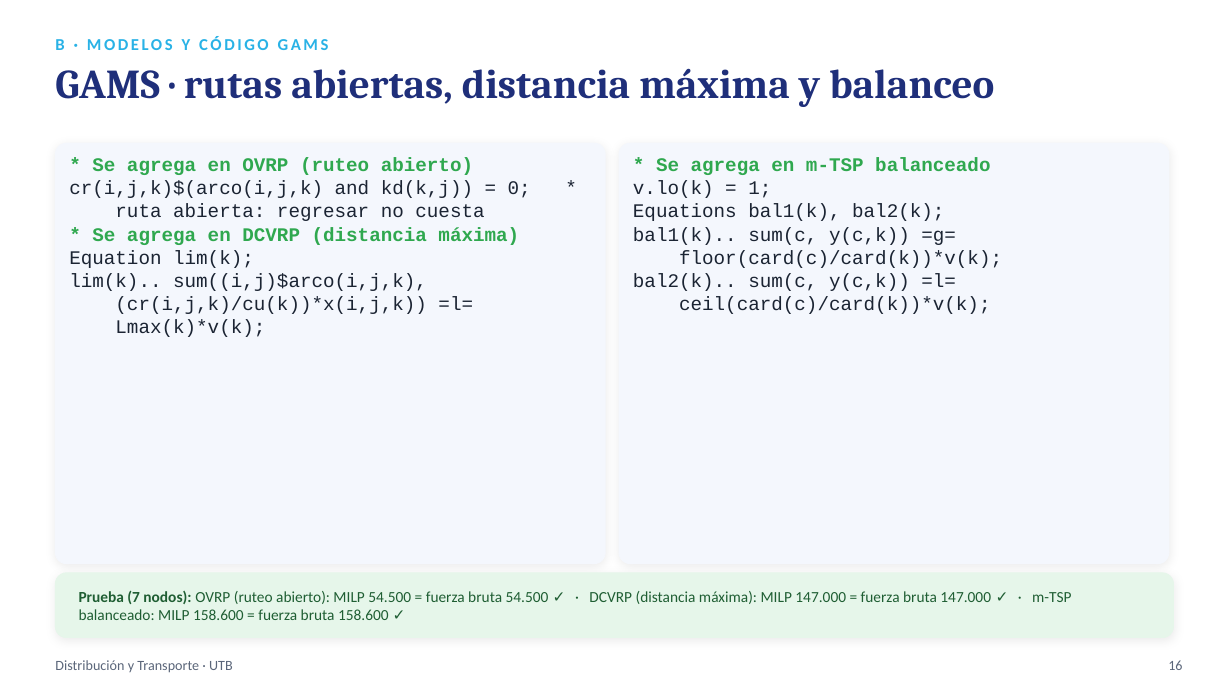
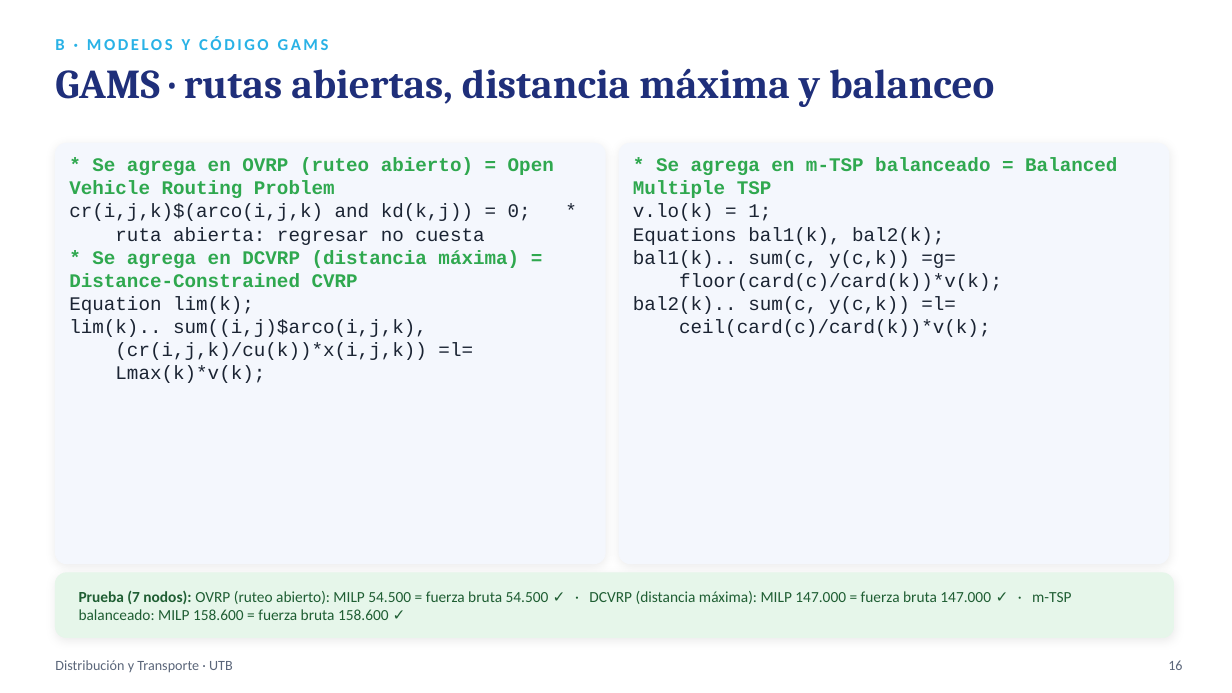
Before and after one commit to sebastianslg/grafosapp, a slide deck: slide 16 of Exposicion_Ruteo_de_Vehiculos.pptx. Drawn at 1232x693 pixels with LibreOffice and Linux fonts; fonts in the diff are those of the drawing. Boxes give left, top, right and bottom in pixels: in the first picture for what was removed or moved away, otherwise in the second. Text is boxed around its words. In the diff, an @@ line names an element or a change of style, - is before the commit and + after.

```diff
--- a/Exposicion_Ruteo_de_Vehiculos.pptx
+++ b/Exposicion_Ruteo_de_Vehiculos.pptx
@@ text at (69,158,554,198): text changed @@
-* Se agrega en OVRP (ruteo abierto)
+* Se agrega en OVRP (ruteo abierto) = Open Vehicle Routing Problem
@@ text at (633,158,1117,198): text changed @@
-* Se agrega en m-TSP balanceado
+* Se agrega en m-TSP balanceado = Balanced Multiple TSP
@@ text at (69,250,519,287): text changed @@
-* Se agrega en DCVRP (distancia máxima)
+* Se agrega en DCVRP (distancia máxima) = Distance-Constrained CVRP
```
Also in this commit, not shown: 8 other slides changed, 4 other files.
